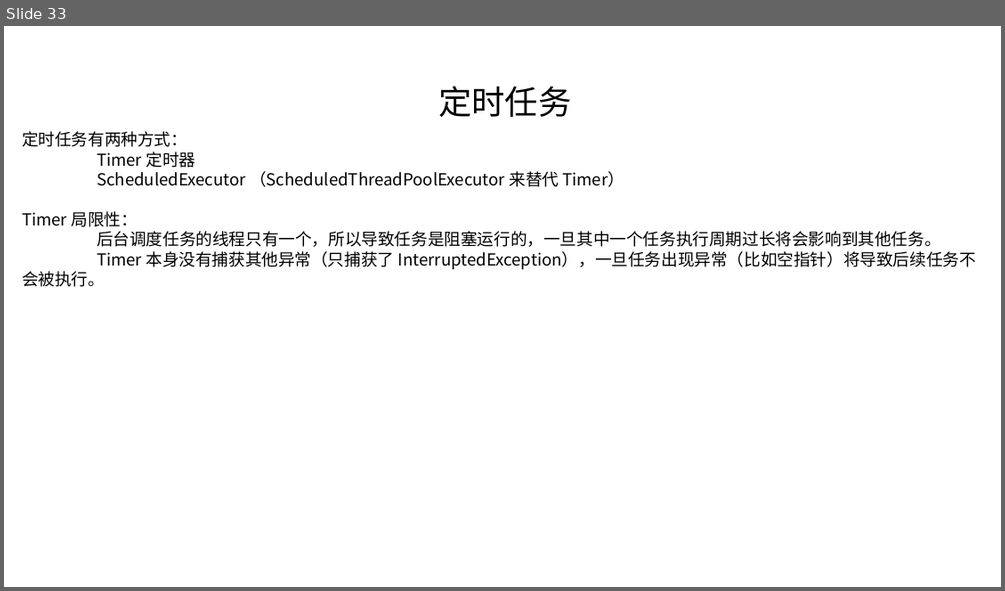
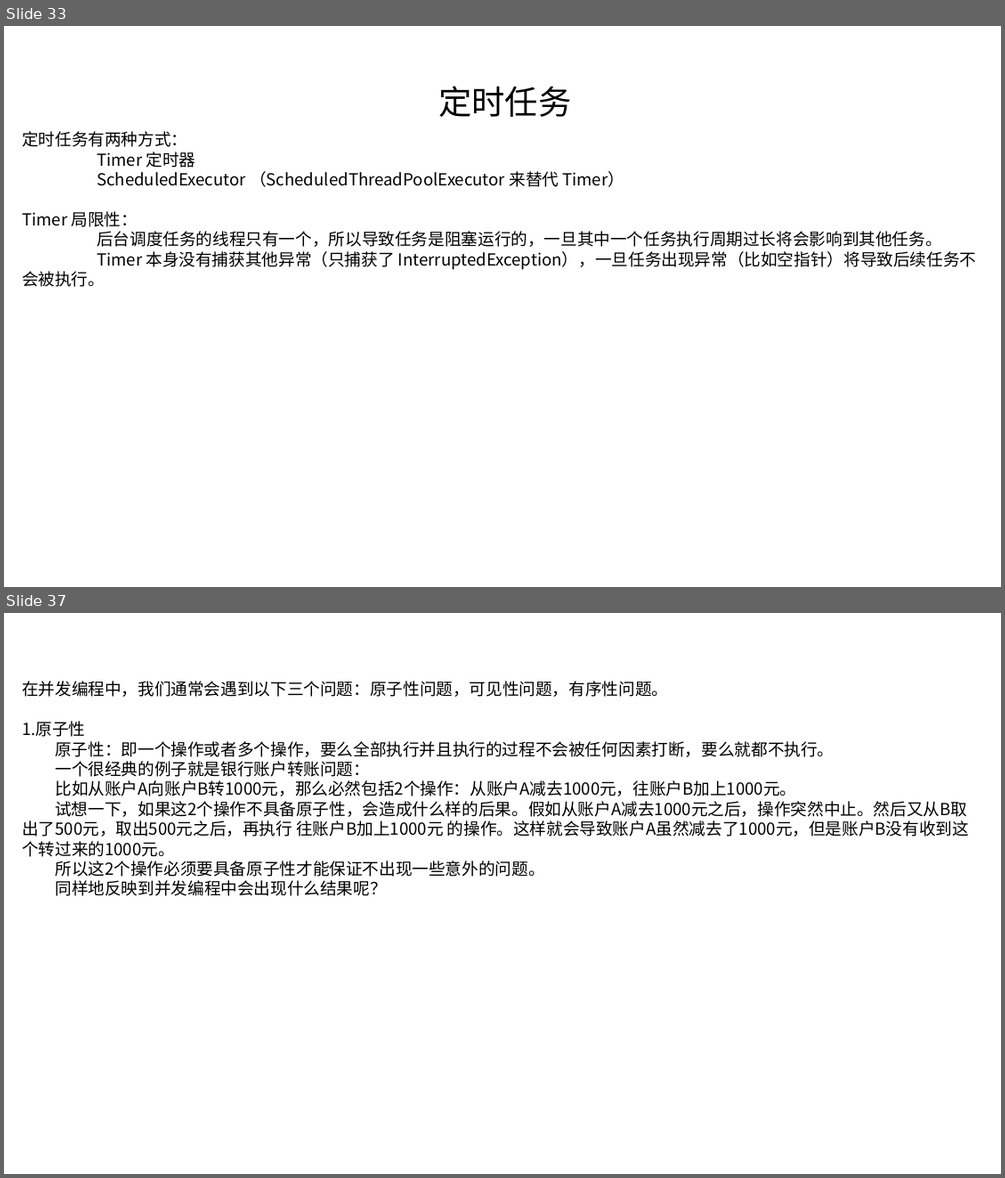
Before and after one commit to linkknown/PPT, a slide deck: 基础PPT/第10章：Java并发基础.pptx. Shown one above the other, each under a label of ours: slide 33 before the commit, slides 33 and 37 after it; the slides between them are not shown. The pictures are 1005x591 and 1005x1178 pixels, drawn with LibreOffice and Linux fonts; fonts in the diff are those of the drawing; background and template pictures are left out. Boxes give left, top, right and bottom in pixels: in the first picture for what was removed or moved away, otherwise in the second. Text is boxed around its words. In the diff, an @@ line names an element or a change of style, - is before the commit and + after.

```diff
--- a/基础PPT/第10章：Java并发基础.pptx
+++ b/基础PPT/第10章：Java并发基础.pptx
@@ slide 37 added at (4, 613, 1001, 1174), background picture (left out) @@
@@ text added at (22, 681, 969, 896), 16 pt, text #000000 @@
+在并发编程中，我们通常会遇到以下三个问题：原子性问题，可见性问题，有序性问题。
+1.原子性
+原子性：即一个操作或者多个操作，要么全部执行并且执行的过程不会被任何因素打断，要么就都不执行。
+一个很经典的例子就是银行账户转账问题：
+比如从账户A向账户B转1000元，那么必然包括2个操作：从账户A减去1000元，往账户B加上1000元。
+试想一下，如果这2个操作不具备原子性，会造成什么样的后果。假如从账户A减去1000元之后，操作突然中止。然后又从B取出了500元，取出500元之后，再执行 往账户B加上1000元 的操作。这样就会导致账户A虽然减去了1000元，但是账户B没有收到这个转过来的1000元。
+所以这2个操作必须要具备原子性才能保证不出现一些意外的问题。
+同样地反映到并发编程中会出现什么结果呢？
```
Also in this commit, not shown: 1 slide changed, 10 other slides added, 1 other file.
